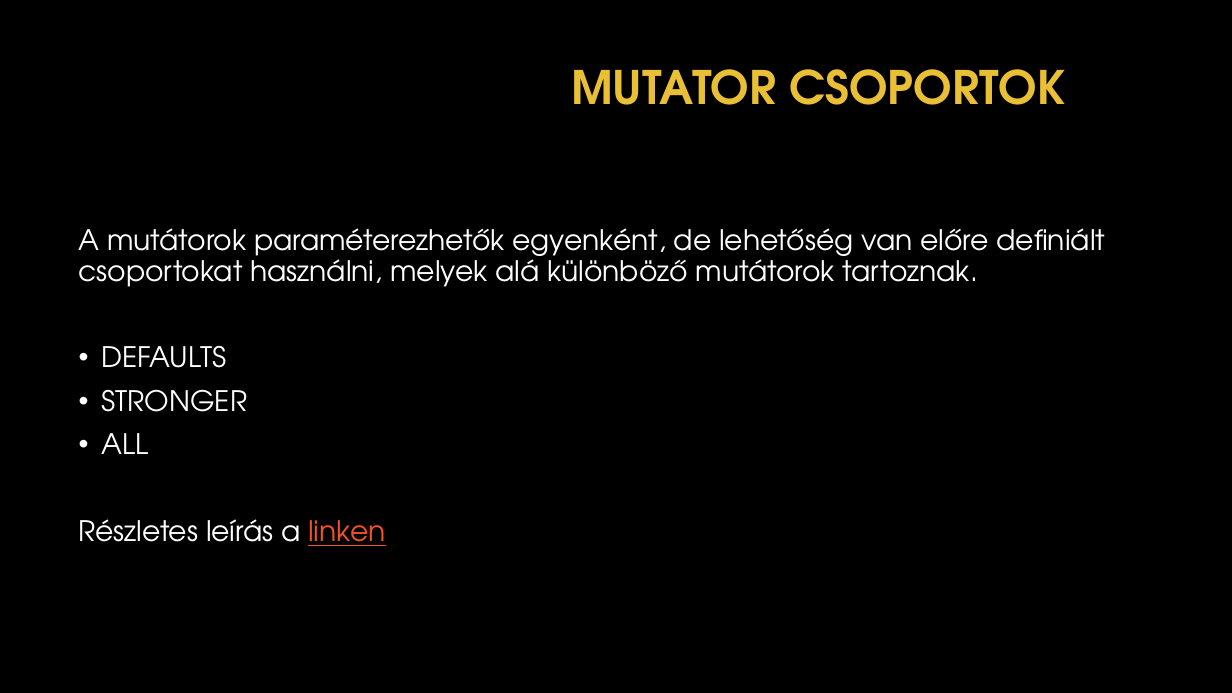
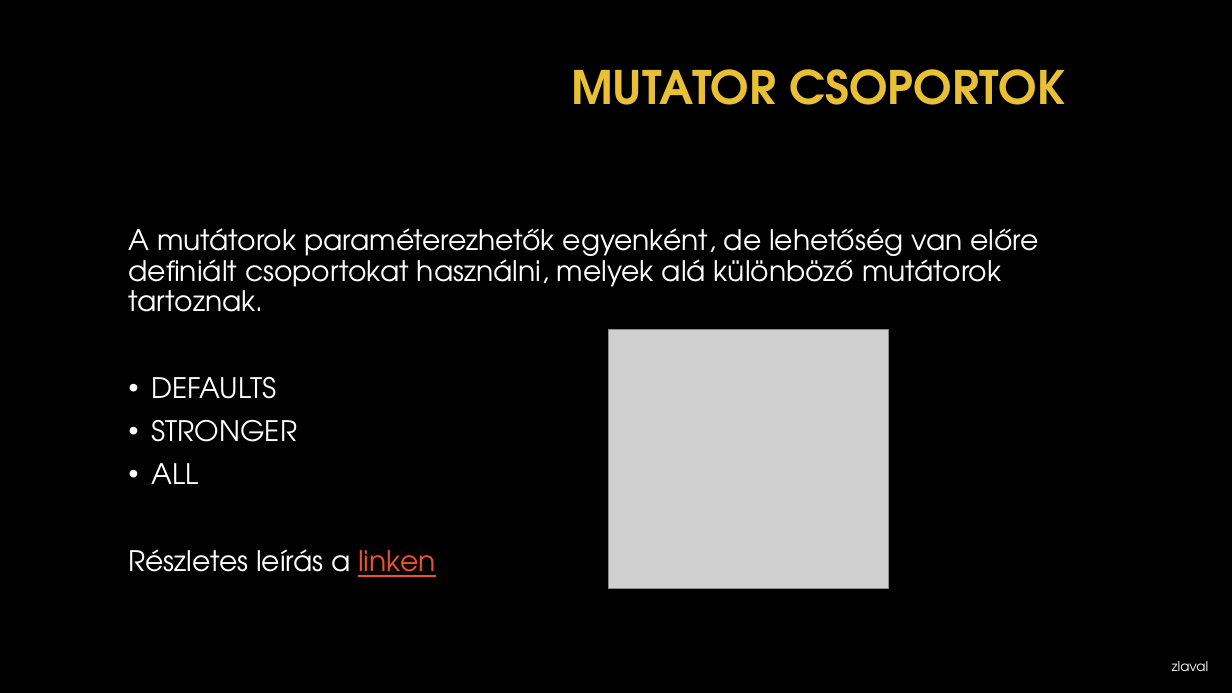
Before and after one commit to zlaval/mutation-test-presentation, a slide deck: slide 9 of doc/presentation-mutation.pptx. Drawn at 1232x693 pixels with LibreOffice and Linux fonts; fonts in the diff are those of the drawing; grey boxes stand for pictures; background and template pictures are left out. Boxes give left, top, right and bottom in pixels: in the first picture for what was removed or moved away, otherwise in the second. Text is boxed around its words. In the diff, an @@ line names an element or a change of style, - is before the commit and + after.

```diff
--- a/doc/presentation-mutation.pptx
+++ b/doc/presentation-mutation.pptx
@@ text "A mutátorok paraméterezhetők egyenként, de ..." rewrapped from (79,228,1106,546) to (129,228,1039,577) @@
@@ picture added at (608,329,888,589) @@
@@ text added at (1172,661,1208,671), 10.5 pt, text #FFFFFF @@
+zlaval
```
Also in this commit, not shown: 8 other slides changed, 2 slides added, 1 slide removed.
